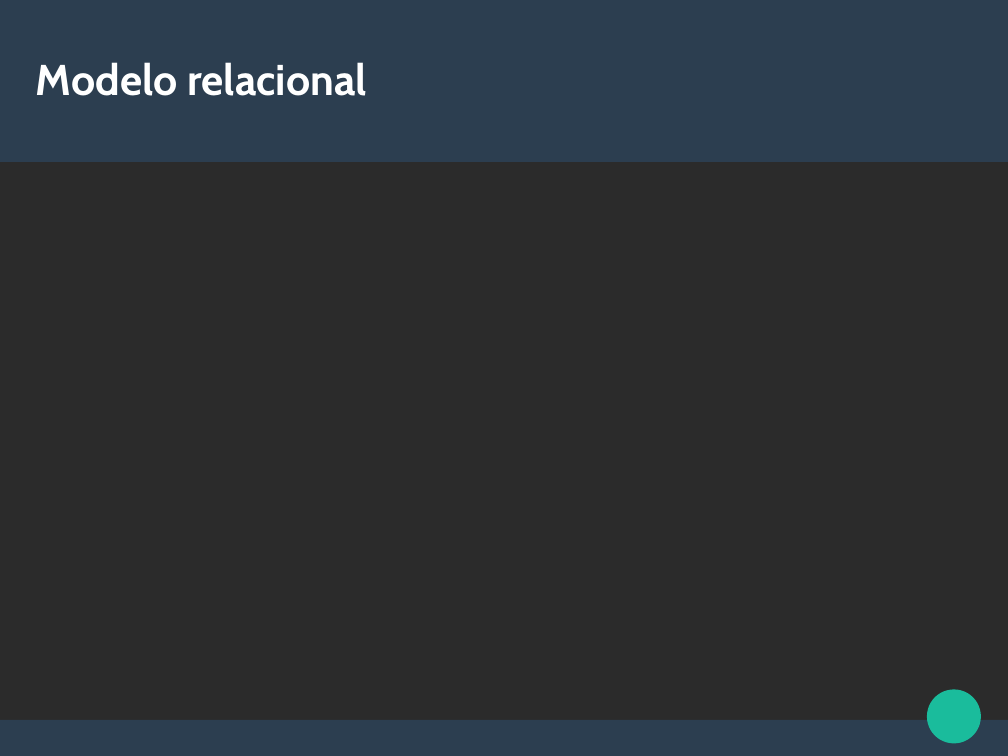
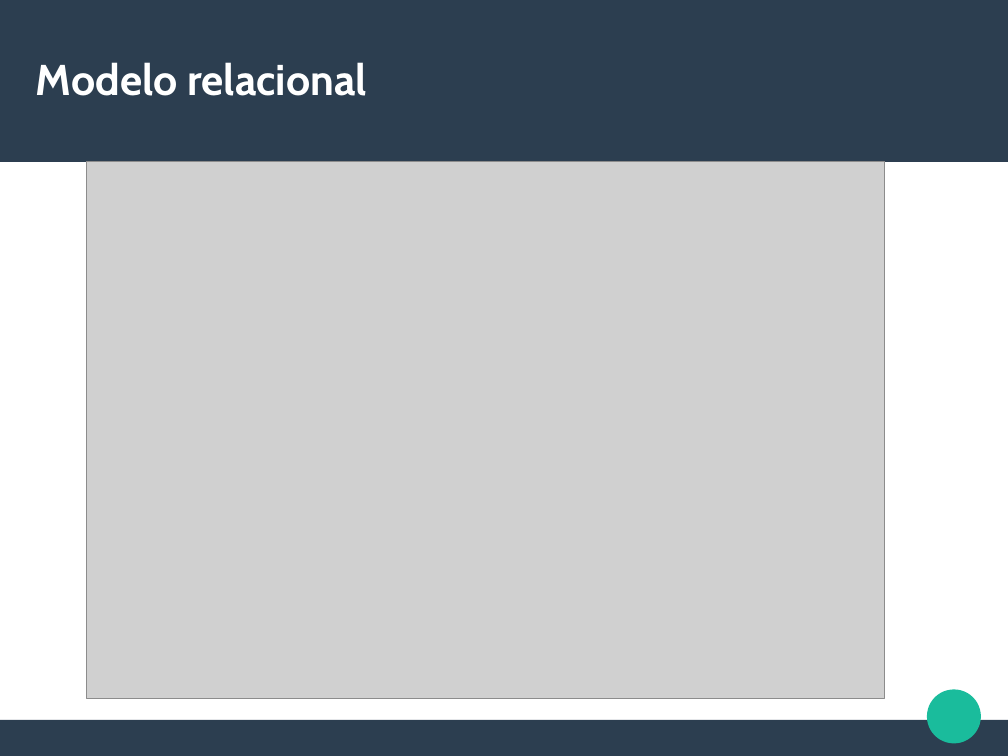
Before and after one commit to aechavarria24/proesthetic_documentacion, a slide deck: slide 15 of presentacion/presentacion_proesthetic.odp. Drawn at 1008x756 pixels with LibreOffice and Linux fonts; fonts in the diff are those of the drawing; grey boxes stand for pictures; background and template pictures are left out; a plain dark background stands for a picture behind light text. Boxes give left, top, right and bottom in pixels: in the first picture for what was removed or moved away, otherwise in the second. Text is boxed around its words. In the diff, an @@ line names an element or a change of style, - is before the commit and + after.

```diff
--- a/presentacion/presentacion_proesthetic.odp
+++ b/presentacion/presentacion_proesthetic.odp
@@ background picture (left out) to #FFFFFF @@
@@ picture added at (86,162,885,699) @@
```
Also in this commit, not shown: 5 other slides changed, 17 other files.
